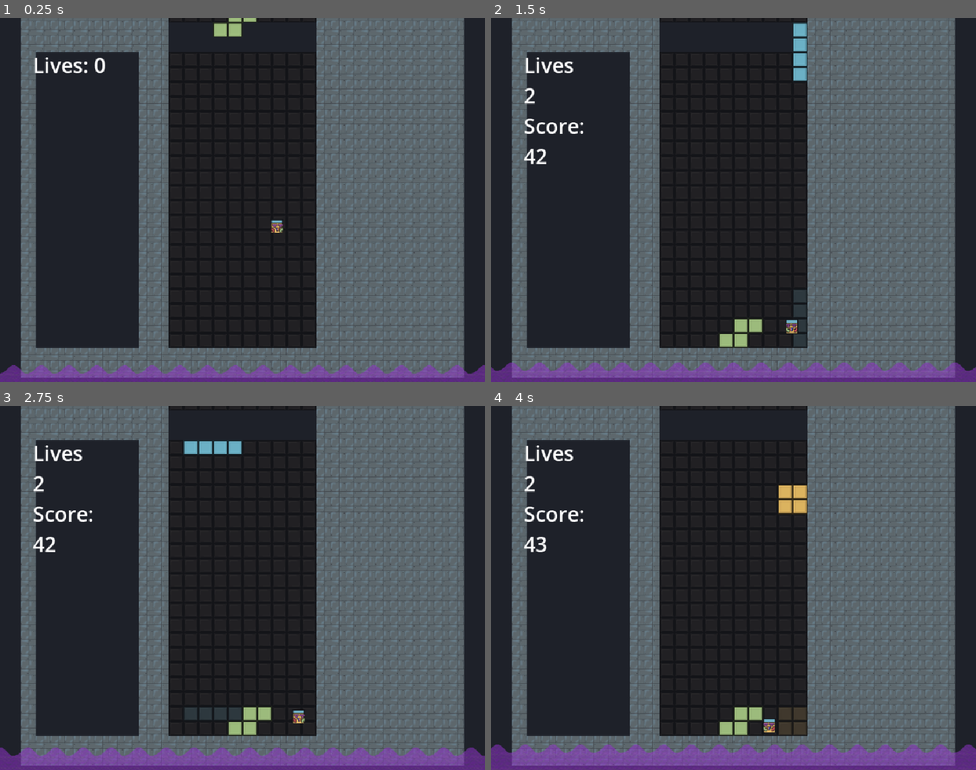
Above: before the commit, frames 1-4 (two rows, left to right).
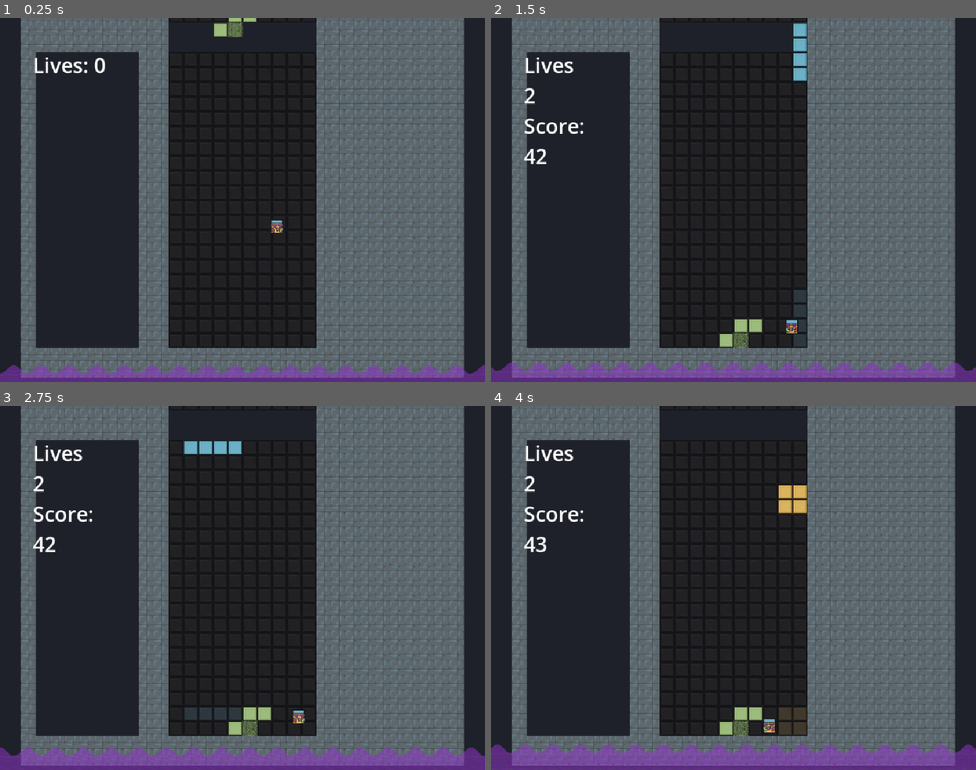
Above: after the commit, the same moments.

Repository: Lochi-dot-JPEG/twistris
Game: Godot game, scene res://locations/main.tscn
The game is run twice, just before and just after one commit, with the same random seed, the same clock (stepped at 60 frames per second) and the same inputs.
Inputs:
- Up to frame 1 (0.25 s): no input
- Up to frame 2 (1.5 s): hold D (right) from 0.53 s (still down); tap Space (harddrop) at 0.6 s; tap W (rotate) at 1.35 s
- Up to frame 3 (2.75 s): release D (right) at 2.03 s; hold A (left) from 2.03 s (still down); tap E (rotateccw) at 2.1 s
- Up to frame 4 (4 s): release A (left) at 2.78 s; hold D (right) from 2.78 s (still down); tap S (softdrop) at 2.85 s; hold 1 from 3.53 s (still down)

The runs differ from the first frame. In frame 1, 0.1% of the frame differs, in the area x 46-51%, y 1-6%; in frame 2, 0.1%, in the area x 49-54%, y 86-91%; in frame 3, 0.1%; in frame 4, 0.1%.

Commit message:
feat: particles, fill blocks with multiple bugs in a line

Diff:
--- /dev/null
+++ b/entities/tetromino/explode_particles.tscn
@@ -0,0 +1,47 @@
+[gd_scene format=3 uid="uid://ce7hjlko10g66"]
+
+[ext_resource type="Texture2D" uid="uid://dib8crnmpd2yo" path="res://entities/tetromino/texture.png" id="1_alppe"]
+[ext_resource type="Script" uid="uid://bvkvl5adobuhp" path="res://entities/tetromino/particles.gd" id="2_scl4f"]
+
+[sub_resource type="AtlasTexture" id="AtlasTexture_dbpif"]
+atlas = ExtResource("1_alppe")
+region = Rect2(16, 3, 12, 11)
+
+[sub_resource type="Gradient" id="Gradient_hpd73"]
+offsets = PackedFloat32Array(0, 0.35543045)
+colors = PackedColorArray(1, 1, 1, 1, 0.9, 0.27, 0, 1)
+
+[sub_resource type="GradientTexture1D" id="GradientTexture1D_ml8bh"]
+gradient = SubResource("Gradient_hpd73")
+
+[sub_resource type="Curve" id="Curve_qialk"]
+_data = [Vector2(0, 1), 0.0, 0.0, 0, 0, Vector2(0.5054518, 1), 0.0, 0.0, 0, 0, Vector2(1, 0), 0.0, 0.0, 0, 0]
+point_count = 3
+
+[sub_resource type="CurveTexture" id="CurveTexture_7gm7o"]
+curve = SubResource("Curve_qialk")
+
+[sub_resource type="ParticleProcessMaterial" id="ParticleProcessMaterial_f770g"]
+particle_flag_disable_z = true
+emission_shape = 1
+emission_sphere_radius = 78.35
+spread = 180.0
+initial_velocity_min = 76.73
+initial_velocity_max = 76.73
+angular_velocity_min = -209.93
+angular_velocity_max = 239.48
+gravity = Vector3(0, 280, 0)
+scale_curve = SubResource("CurveTexture_7gm7o")
+color_ramp = SubResource("GradientTexture1D_ml8bh")
+
+[node name="ExplodeParticles" type="GPUParticles2D" unique_id=724571278]
+emitting = false
+amount = 64
+texture = SubResource("AtlasTexture_dbpif")
+lifetime = 0.56
+one_shot = true
+explosiveness = 1.0
+fixed_fps = 0
+draw_order = 0
+process_material = SubResource("ParticleProcessMaterial_f770g")
+script = ExtResource("2_scl4f")
--- /dev/null
+++ b/entities/tetromino/fill_particles.tscn
@@ -0,0 +1,47 @@
+[gd_scene format=3 uid="uid://d16s1xhdmwjw8"]
+
+[ext_resource type="Texture2D" uid="uid://dib8crnmpd2yo" path="res://entities/tetromino/texture.png" id="1_861me"]
+[ext_resource type="Script" uid="uid://bvkvl5adobuhp" path="res://entities/tetromino/particles.gd" id="2_80706"]
+
+[sub_resource type="AtlasTexture" id="AtlasTexture_dbpif"]
+atlas = ExtResource("1_861me")
+region = Rect2(16, 3, 12, 11)
+
+[sub_resource type="Gradient" id="Gradient_hpd73"]
+offsets = PackedFloat32Array(0, 0.36042815)
+colors = PackedColorArray(1, 1, 1, 1, 0.61142516, 0.8222221, 0.46764237, 1)
+
+[sub_resource type="GradientTexture1D" id="GradientTexture1D_ml8bh"]
+gradient = SubResource("Gradient_hpd73")
+
+[sub_resource type="Curve" id="Curve_qialk"]
+_data = [Vector2(0, 1), 0.0, 0.0, 0, 0, Vector2(0.5054518, 1), 0.0, 0.0, 0, 0, Vector2(1, 0), 0.0, 0.0, 0, 0]
+point_count = 3
+
+[sub_resource type="CurveTexture" id="CurveTexture_7gm7o"]
+curve = SubResource("Curve_qialk")
+
+[sub_resource type="ParticleProcessMaterial" id="ParticleProcessMaterial_f770g"]
+particle_flag_disable_z = true
+emission_shape = 1
+emission_sphere_radius = 60.0
+spread = 180.0
+initial_velocity_min = 76.73
+initial_velocity_max = 76.73
+angular_velocity_min = -209.93
+angular_velocity_max = 239.48
+gravity = Vector3(0, 280, 0)
+scale_curve = SubResource("CurveTexture_7gm7o")
+color_ramp = SubResource("GradientTexture1D_ml8bh")
+
+[node name="FillParticles" type="GPUParticles2D" unique_id=724571278]
+emitting = false
+amount = 64
+texture = SubResource("AtlasTexture_dbpif")
+lifetime = 0.56
+one_shot = true
+explosiveness = 1.0
+fixed_fps = 0
+draw_order = 0
+process_material = SubResource("ParticleProcessMaterial_f770g")
+script = ExtResource("2_80706")
--- /dev/null
+++ b/entities/tetromino/particles.gd
@@ -0,0 +1,8 @@
+extends GPUParticles2D
+
+func _ready() -> void:
+	emitting = true
+	finished.connect(queue_free)
+
+func _finished():
+	queue_free()
--- a/locations/board/board.gd
+++ b/locations/board/board.gd
@@ -6,6 +6,24 @@
 const PLAYER_SPAWN = Vector2(0, -580)
 
 @onready var liquid : Node2D = $Liquid
+
+const fill_points = [
+	Vector2(0,0),
+	Vector2(1,0),
+	Vector2(2,0),
+	Vector2(-1,0),
+	Vector2(-2,0),
+
+	Vector2(0,1),
+	Vector2(0,2),
+	Vector2(0,-1),
+	Vector2(0,-2),
+
+	Vector2(1,1), # Corners
+	Vector2(-1,1),
+	Vector2(1,-1),
+	Vector2(-1,-1),
+]
 
 var tetromino : Node2D
 var start_time = 0
@@ -21,7 +39,8 @@
 
 
 var block_bag = []
-var bag_bug_block = 0
+var bag_bug_block1 = 0
+var bag_bug_block2 = 0
 
 @onready var tetromino_node = load("res://entities/tetromino/tetromino.tscn")
 @onready var kid_node = load("res://entities/kid/kid.tscn")
@@ -55,7 +74,8 @@
 	if block_bag.is_empty():
 		block_bag = range(7)
 		block_bag.shuffle()
-		bag_bug_block = randi() % 7
+		bag_bug_block1 = randi() % 7
+		bag_bug_block2 = randi() % 7
 	return block_bag.pop_back()
 
 
@@ -69,7 +89,7 @@
 		tetromino.grounded.connect(_lock_tetromino)
 
 	var next_block =_get_next_block()
-	tetromino._load_block(next_block, bag_bug_block == next_block)
+	tetromino._load_block(next_block, bag_bug_block2 == next_block or bag_bug_block1 == next_block)
 
 	for i in temporary_nodes:
 		if i:
@@ -84,6 +104,7 @@
 	query.collide_with_areas = false
 	var cleared_lines = 0
 	var cleared_line_heights = []
+	var fill_positions = []
 
 	for y in range(21):
 		var colliders = []
@@ -110,28 +131,28 @@
 			if bug_positions.size() == 1: # Explode when one bug
 				_explode_at_point(bug_positions[0])
 			else: # Clear line otherwise
-				if bug_positions.size() > 1: # TODO Fill when multiple bugs and clear
-					pass
 				for i in colliders:
 					i.queue_free()
 					collider_y = i.global_position.y
 				cleared_line_heights.append(collider_y)
 				cleared_lines += 1
-
-	# Move blocks above cleared lines down
-	for l in cleared_line_heights:
-		for i in temporary_nodes:
-			if i and i.global_position.y < l:
-				i.position.y += 32
+				for i in temporary_nodes:
+					if i and i.global_position.y < collider_y:
+						i.position.y += 32
+				if bug_positions.size() > 1:
+					fill_positions.append_array(bug_positions)
+
+	await get_tree().physics_frame
+	await get_tree().physics_frame
+	await get_tree().physics_frame
+
+	for i in fill_positions:
+		_fill_at_point(i)
 
 	match cleared_lines:
 		1:
 			score += 400
 			update_ui.emit()
-			#var new_kid = kid_node.instantiate()
-			#add_child(new_kid)
-			#new_kid.position = PLAYER_SPAWN
-			#new_kid.crushed.connect(_bug_crushed)
 		2:
 			score += 1200
 			update_ui.emit()
@@ -148,6 +169,9 @@
 
 
 func _explode_at_point(point: Vector2):
+	var new_explosion = Preload.EXPLOSION_PARTICLES.instantiate()
+	add_child(new_explosion)
+	new_explosion.global_position = point
 	var params = PhysicsShapeQueryParameters2D.new()
 	params.transform.origin = point
 	params.shape = explosion_shape
@@ -161,7 +185,33 @@
 
 
 func _fill_at_point(point: Vector2): # TODO
-	pass
+	var new_fill_particles = Preload.FILL_PARTICLES.instantiate()
+	add_child(new_fill_particles)
+	new_fill_particles.global_position = point
+
+	var params = PhysicsShapeQueryParameters2D.new()
+	params.transform.origin = point
+	params.shape = explosion_shape
+	var intersections = get_world_2d().direct_space_state.intersect_shape(params)
+	var present_positions = []
+	for i in intersections:
+		var collider = i.collider
+		present_positions.append(collider.global_position)
+		var bug = collider.get_node_or_null("%Bugged")
+		if bug and bug.visible:
+			bug.hide()
+			_fill_at_point(bug.global_position)
+
+	for i in fill_points:
+		var test = point + (i * TILE_SIZE)
+		if not (test in present_positions):
+			var new_cell = Preload.BLOCK.instantiate()
+			add_child(new_cell)
+			new_cell.global_position = test
+			temporary_nodes.append(new_cell)
+			new_cell.collision_layer = 2
+			new_cell.modulate = Color.BROWN
+
 
 
 func _lock_tetromino():
@@ -186,4 +236,4 @@
 	_check_lines()
 	await get_tree().physics_frame
 
-	tetromino._load_block(next_block, bag_bug_block == next_block)
+	tetromino._load_block(next_block, bag_bug_block2 == next_block or bag_bug_block1 == next_block)
--- /dev/null
+++ b/preload.gd
@@ -0,0 +1,6 @@
+extends Node
+
+
+const EXPLOSION_PARTICLES = preload("res://entities/tetromino/explode_particles.tscn")
+const FILL_PARTICLES = preload("res://entities/tetromino/fill_particles.tscn")
+const BLOCK = preload("res://entities/tetromino/block.tscn")
--- a/project.godot
+++ b/project.godot
@@ -14,6 +14,10 @@
 run/main_scene="uid://ck200cd62a6ni"
 config/features=PackedStringArray("4.7", "GL Compatibility")
 config/icon="res://icon.svg"
+
+[autoload]
+
+Preload="*uid://dn4lhqyiw8wke"
 
 [display]
 
Not shown, added: entities/tetromino/particles.gd.uid
Not shown, added: preload.gd.uid
